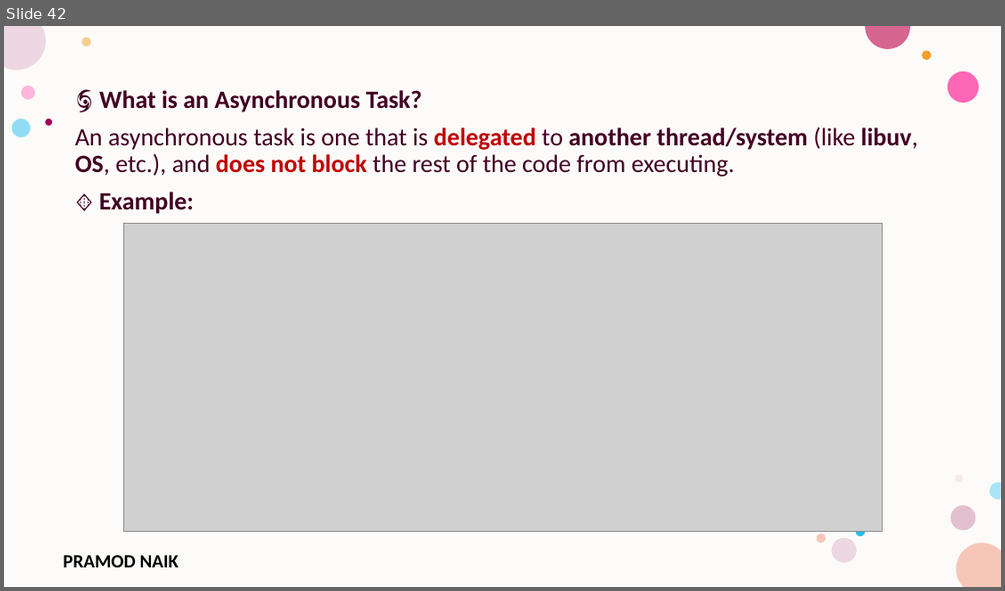
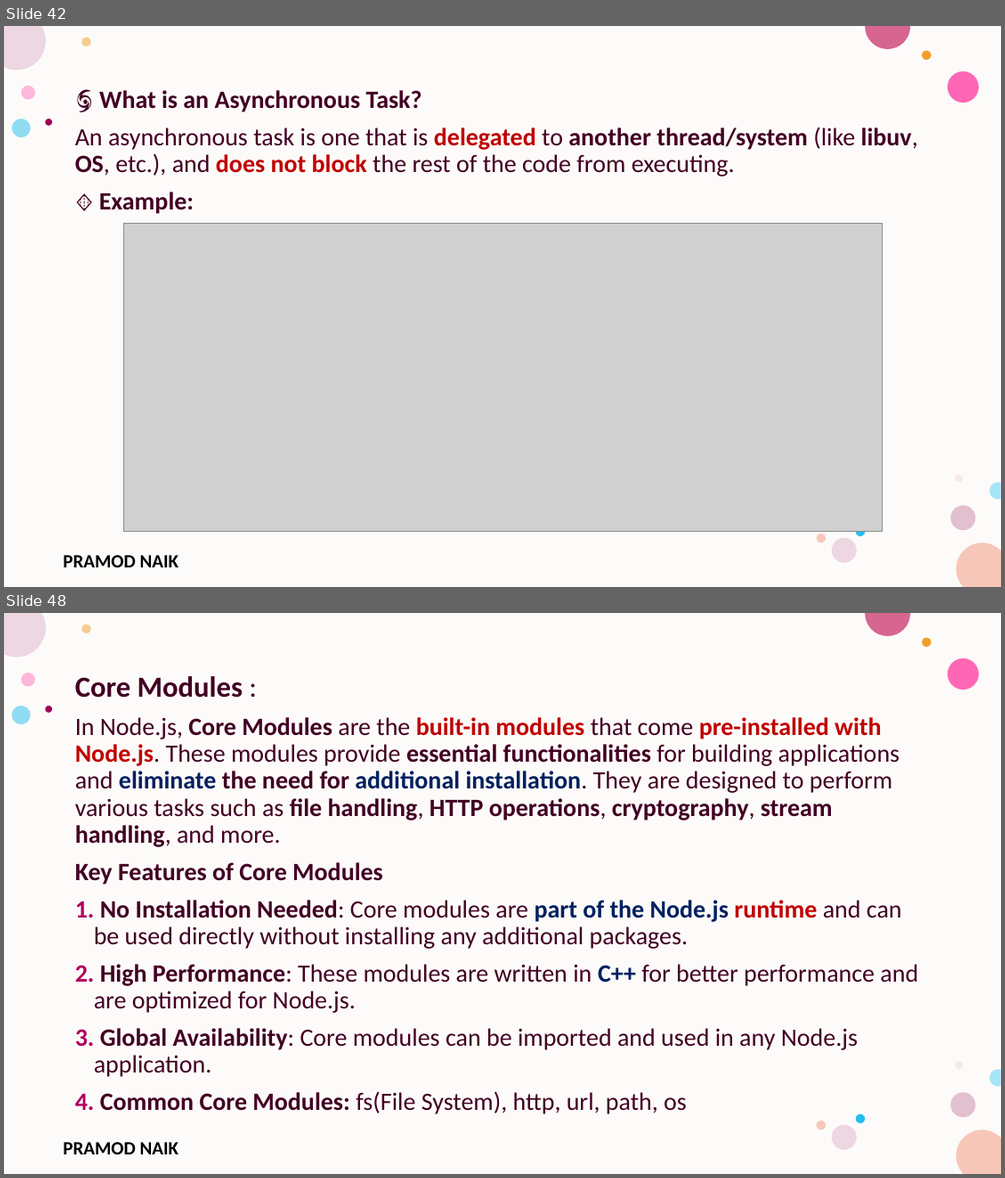
Before and after one commit to PRAMODNAIK-DEV/Node.js-Hands-on-Workshop, a slide deck: Node.js-Hands-on-Workshop 2025.pptx. Shown one above the other, each under a label of ours: slide 42 before the commit, slides 42 and 48 after it; the slides between them are not shown. The pictures are 1005x591 and 1005x1178 pixels, drawn with LibreOffice and Linux fonts; fonts in the diff are those of the drawing; grey boxes stand for pictures; background and template pictures are left out. Boxes give left, top, right and bottom in pixels: in the first picture for what was removed or moved away, otherwise in the second. Text is boxed around its words. In the diff, an @@ line names an element or a change of style, - is before the commit and + after.

Commit message:
Updated PPT.

```diff
--- a/Node.js-Hands-on-Workshop 2025.pptx
+++ b/Node.js-Hands-on-Workshop 2025.pptx
@@ slide 48 added at [4, 613, 1001, 1174], background #FFFFFF; not listed: 17 template elements that a slide beside it also shows @@
@@ text added at [75, 676, 918, 1114], 24 pt, text #420023 @@
+Core Modules :
+In Node.js, Core Modules are the built-in modules that come pre-installed with Node.js. These modules provide essential functionalities for building applications and eliminate the need for additional installation. They are designed to perform various tasks such as file handling, HTTP operations, cryptography, stream handling, and more.
+Key Features of Core Modules
+1. No Installation Needed: Core modules are part of the Node.js runtime and can be used directly without installing any additional packages.
+2. High Performance: These modules are written in C++ for better performance and are optimized for Node.js.
+3. Global Availability: Core modules can be imported and used in any Node.js application.
+4. Common Core Modules: fs(File System), http, url, path, os
```
Also in this commit, not shown: 1 slide changed, 16 other slides added, 2 slides removed.
